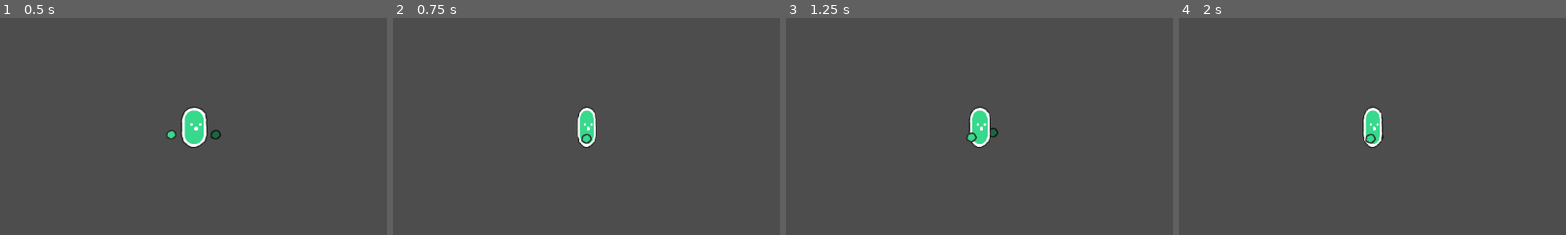
Above: before the commit, frames 1-4 (left to right).
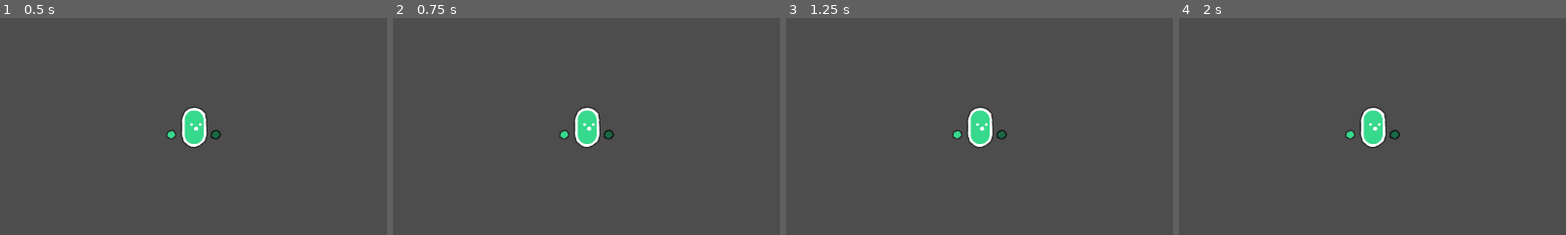
Above: after the commit, the same moments.

Repository: kung-fu-mari/collab_test
Game: Godot game, scene res://Scenes/Player.tscn
Same seed, same stepped clock (60 frames per second), same inputs: the game is played once before the commit and once after it. The project has no main scene, so this scene is started directly.
Inputs:
- Up to frame 1 (0.5 s): no input
- Up to frame 2 (0.75 s): tap Enter at 0.5 s; hold D (right) from 0.53 s (still down); hold Z (attack) from 0.53 s (still down)
- Up to frame 3 (1.25 s): keep holding D (right); keep holding Z (attack); tap W (up) at 0.77 s
- Up to frame 4 (2 s): keep holding D (right); release Z (attack) at 1.28 s; tap Z (attack) at 1.35 s; tap W (up) at 1.52 s
The pictures show only the part of the screen within x 25-75%, y 25-75%; the shares and areas given below are measured in that part.

Frame 1 is identical in both runs. In frame 2, 0.8% of the frame differs, in the area x 42-58%, y 41-60%; in frame 3, 0.7%; in frame 4, 0.8%.
Error after the commit: Attempt to call function 'set_collision_layer_value' in base 'null instance' on a null instance. (res://Scripts/Player/Player.gd:43)

Commit message:
Initial commit

Diff:
--- a/Scripts/Player/Player.gd
+++ b/Scripts/Player/Player.gd
@@ -1,27 +1,22 @@
 extends CharacterBody2D
 
-@onready var anim_player = $AnimationPlayer
+@onready var anim_player := $AnimationPlayer
+@onready var hitbox := $SpriteContainer/RightHandSprite/SwordSprite/Hitbox
 
-const SPEED = 300.0
-const JUMP_VELOCITY = -400.0
+const SPEED := 300.0
+const JUMP_VELOCITY := -400.0
 
-# these two variables help stop
-# the animation player from restarting the run anim every physics frame
-# which causes mr bean to only do the first half of run anim
-var running = false
-var already_running = false
+var running := false
+var swinging := false
 
 func _physics_process(delta: float) -> void:
 	# Add the gravity.
 	if not is_on_floor():
 		velocity += get_gravity() * delta
 
-	# Handle jump.
 	if Input.is_action_just_pressed("up") and is_on_floor():
 		velocity.y = JUMP_VELOCITY
 
-	# Get the input direction and handle the movement/deceleration.
-	# As good practice, you should replace UI actions with custom gameplay actions.
 	var direction := Input.get_axis("left", "right")
 	if direction:
 		running = true
@@ -31,12 +26,33 @@
 			$SpriteContainer.scale.x = 1
 		velocity.x = direction * SPEED
 	else:
-		anim_player.pause()
-		running = false
-		already_running = false
+		if velocity.x == 0:
+			running = false
 		velocity.x = move_toward(velocity.x, 0, SPEED)
+	move_and_slide()
 
-	if running == true and already_running == false:
-		already_running = true
-		anim_player.play('run')
-	move_and_slide()
+func _process(_delta: float) -> void:
+	if global_position.y > 550:
+		get_tree().reload_current_scene()
+	check_for_attack()
+	handle_animation()
+
+func check_for_attack() -> void:
+	if Input.is_action_pressed("attack") and swinging == false:
+		swinging = true
+		hitbox.set_collision_layer_value(1, true)
+
+func handle_animation() -> void:
+	if swinging:
+		if anim_player.current_animation != "swing_sword_1":
+			anim_player.play("swing_sword_1")
+	elif running:
+		if anim_player.current_animation != "run":
+			anim_player.play("run")
+	else:
+		if anim_player.current_animation != "idle" and is_on_floor():
+			anim_player.play("idle")
+
+func set_sword_hitbox(value: bool) -> void:
+	swinging = value
+	hitbox.set_collision_layer_value(1, swinging)
